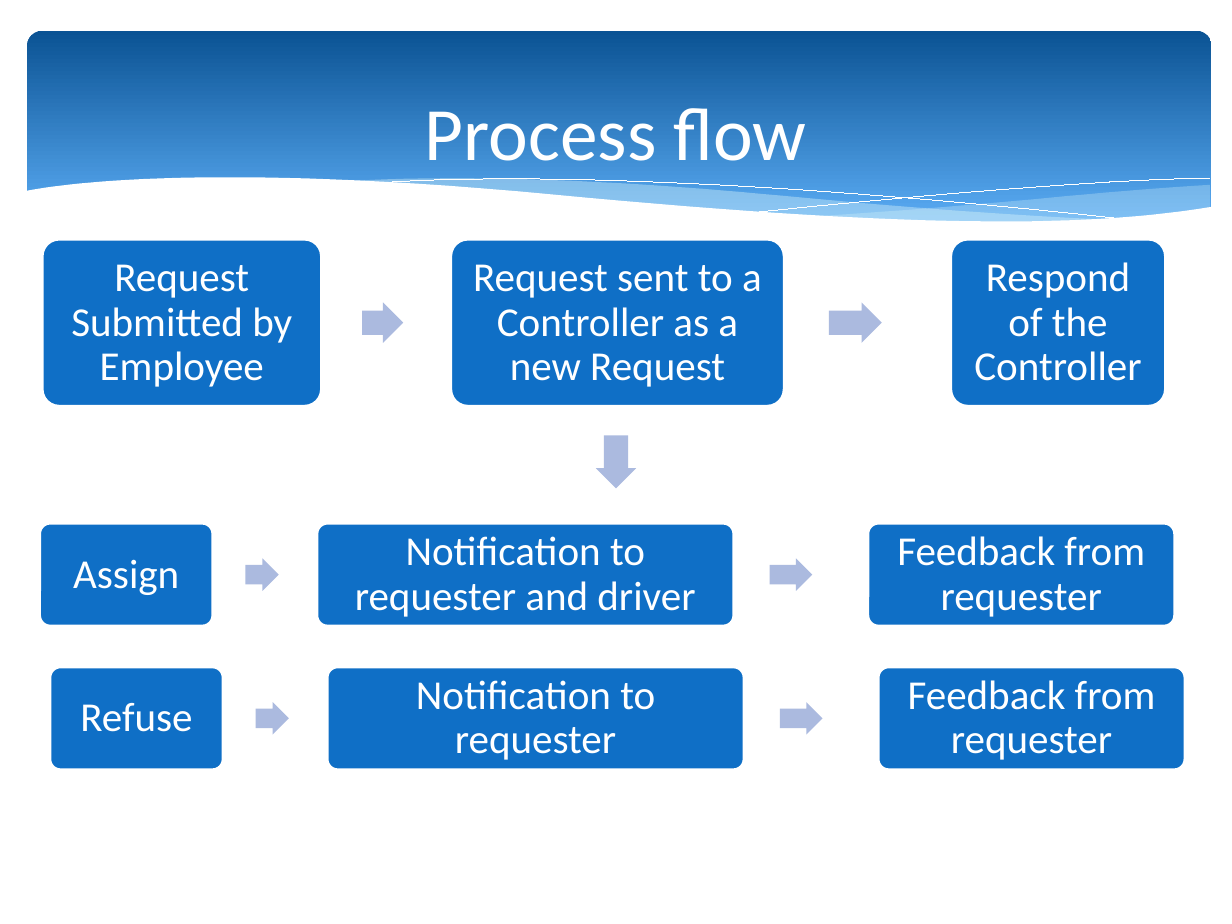
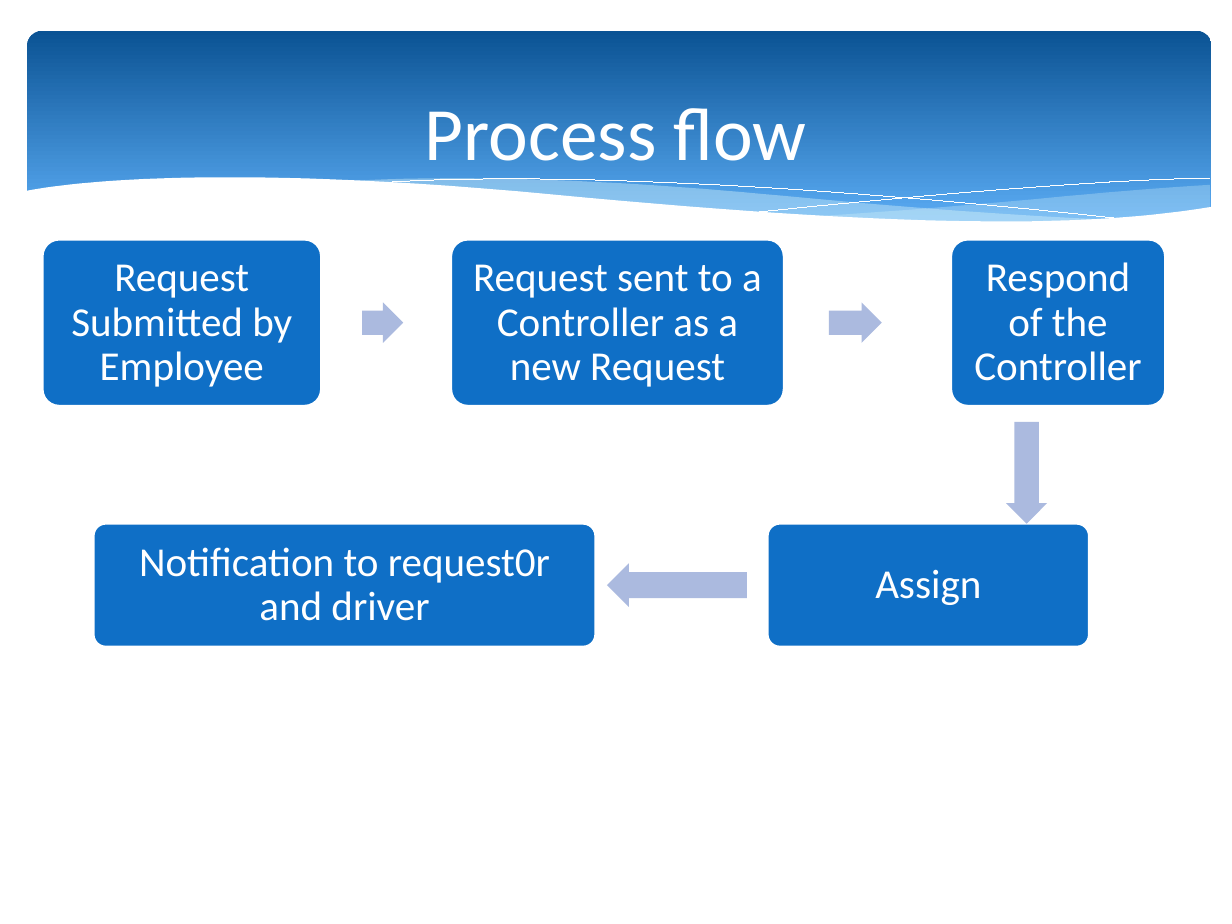
Before and after one commit to KaziShalauddin/Vehicle-Requisition-App, a slide deck: slide 7 of v1_Software project presentation.pptx (slide 15 before the commit). Drawn at 1232x924 pixels with LibreOffice and Linux fonts; fonts in the diff are those of the drawing; background and template pictures are left out. Boxes give left, top, right and bottom in pixels: in the first picture for what was removed or moved away, otherwise in the second. Text is boxed around its words. In the diff, an @@ line names an element or a change of style, - is before the commit and + after.

```diff
--- a/v1_Software project presentation.pptx
+++ b/v1_Software project presentation.pptx
@@ right arrow removed at [596, 436, 637, 489] @@
@@ right arrow added at [1007, 421, 1047, 524], fill #ABBBDF @@
@@ rounded rectangle removed at [39, 524, 212, 626] @@
@@ rounded rectangle: place and size @@
-rounded rectangle at [318, 524, 734, 626]
+rounded rectangle at [94, 524, 595, 647]
@@ rounded rectangle: place and size @@
-rounded rectangle at [869, 524, 1174, 626]
+rounded rectangle at [768, 524, 1089, 647]
@@ text "Assign": place and size @@
-text "Assign" at [73, 559, 179, 595]
+text "Assign" at [875, 569, 981, 605]
@@ text removed at [897, 536, 1145, 617] @@
-Feedback from requester
@@ text at [139, 547, 550, 621]: text changed @@
-Notification to requester and driver
+Notification to request0r and driver
@@ right arrow removed at [245, 558, 278, 590] @@
@@ right arrow: place and size @@
-right arrow at [770, 558, 813, 590]
+right arrow at [607, 563, 748, 606]
@@ right arrow at [607, 563, 748, 606]: mirrored @@
@@ group removed at [51, 668, 1184, 770]: 3 rounded rectangles, 3 texts, 2 right arrows @@
-Refuse
-Notification to requester
-Feedback from requester
```
Also in this commit, not shown: 9 other slides changed, 3 slides added, 17 slides removed.
